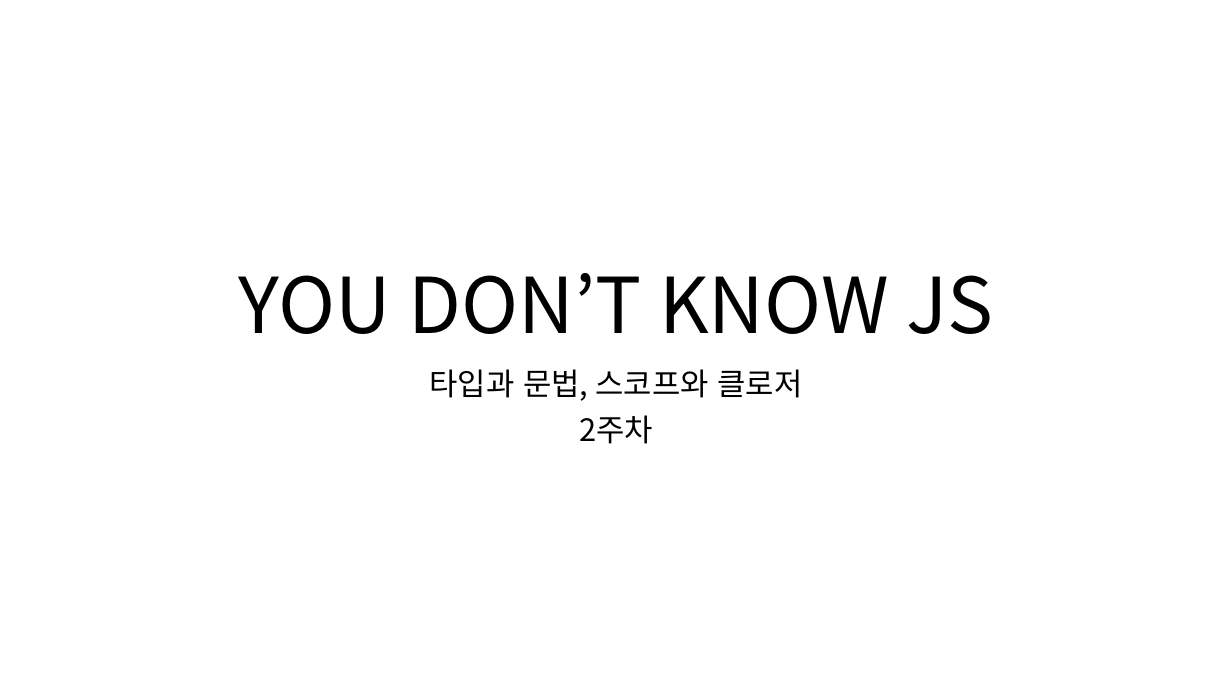
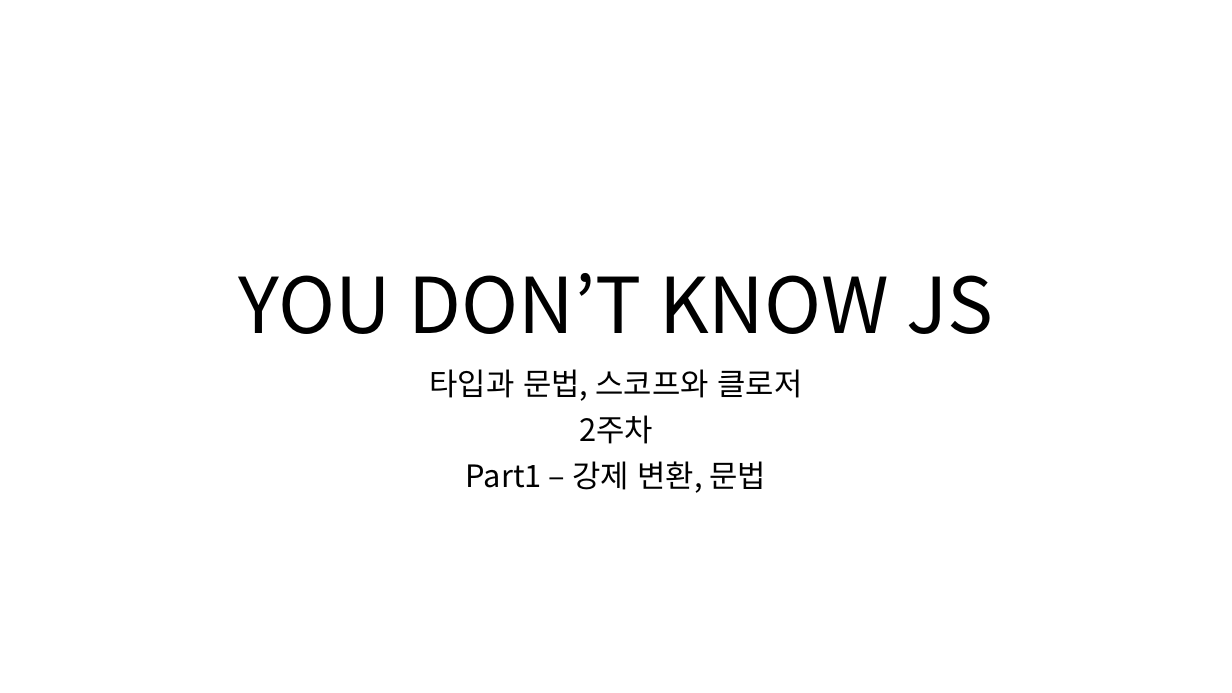
Before and after one commit to limkeunhyeok/study-group, a slide deck: slide 1 of javascript/2주차 자료/2주차.pptx. Drawn at 1232x693 pixels with LibreOffice and Linux fonts; fonts in the diff are those of the drawing. Boxes give left, top, right and bottom in pixels: in the first picture for what was removed or moved away, otherwise in the second. Text is boxed around its words. In the diff, an @@ line names an element or a change of style, - is before the commit and + after.

```diff
--- a/javascript/2주차 자료/2주차.pptx
+++ b/javascript/2주차 자료/2주차.pptx
@@ subtitle at [466, 461, 767, 493]: paragraph added @@
+Part1 – 강제 변환, 문법
```
Also in this commit, not shown: 13 other files.
